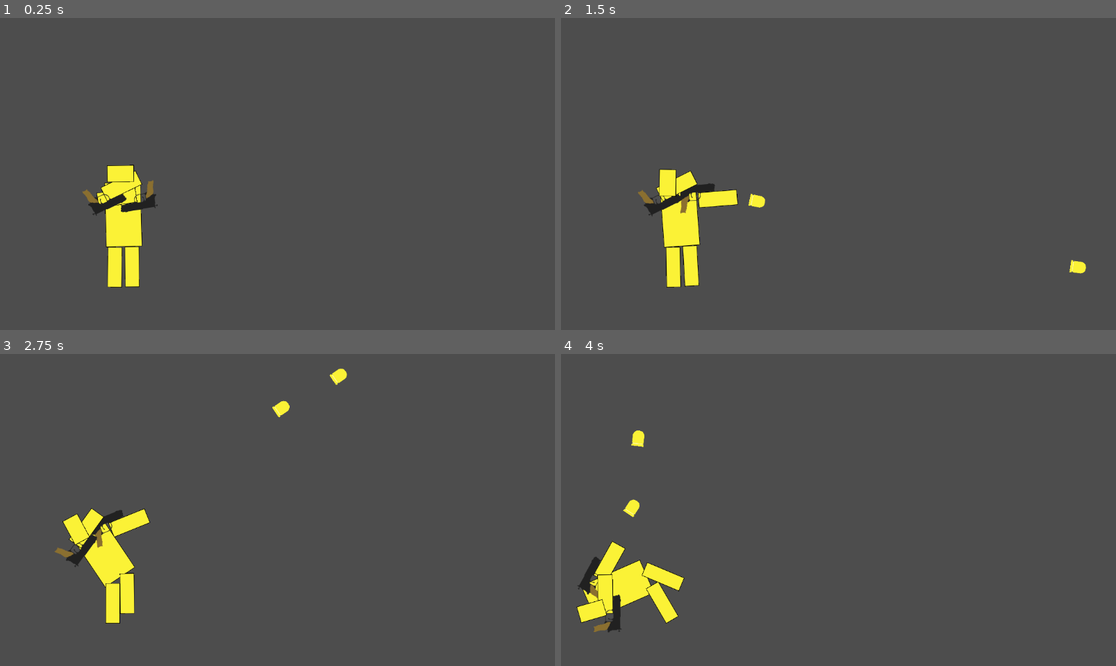
Above: before the commit, frames 1-4 (two rows, left to right).
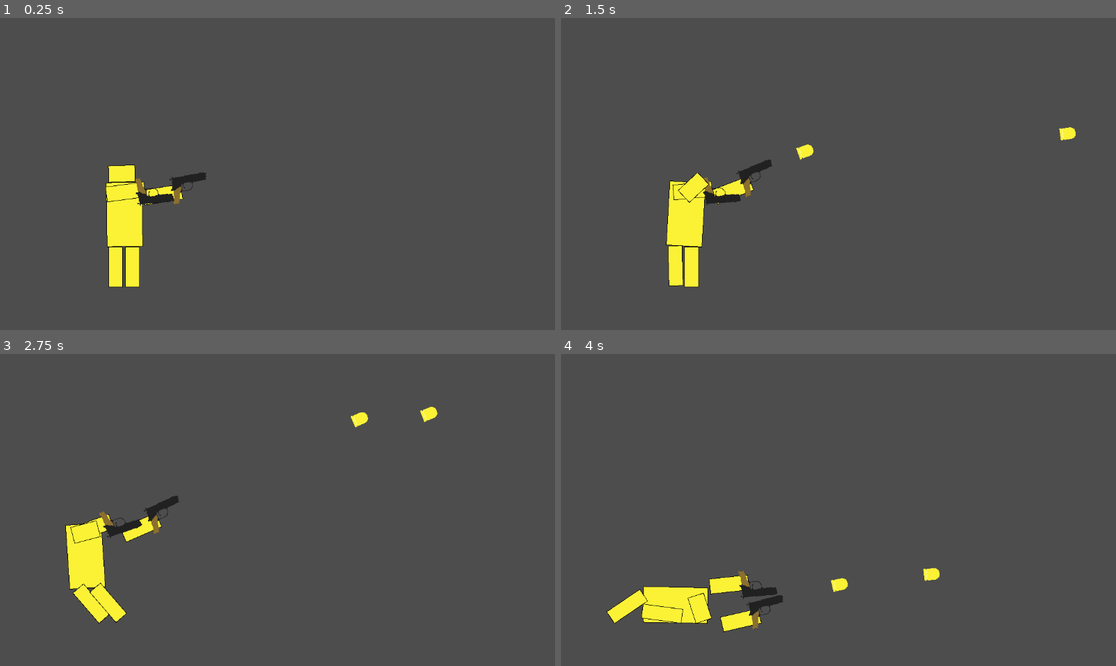
Above: after the commit, the same moments.

Repository: Jacob-Hawksley/Collision-Course
Game: Godot game, scene res://main.tscn
Same seed, same stepped clock (60 frames per second), same inputs: the game is played once before the commit and once after it.
Inputs (mouse positions are in pixels of both pictures, inside the frame that each line leads up to):
- Up to frame 1 (0.25 s): no input
- Up to frame 2 (1.5 s): tap Enter at 0.5 s; move the mouse to (960, 158) at 0.52 s; click (960, 158) at 0.6 s; right-click (960, 158) at 0.8 s; move the mouse to (727, 189) at 1.27 s; right-click (727, 189) at 1.35 s
- Up to frame 3 (2.75 s): click (166, 525) at 1.55 s; move the mouse to (333, 441) at 2.02 s; click (333, 441) at 2.1 s; right-click (333, 441) at 2.3 s
- Up to frame 4 (4 s): move the mouse to (810, 572) at 2.77 s; right-click (810, 572) at 2.85 s; click (810, 572) at 3.05 s; move the mouse to (1005, 556) at 3.52 s; click (1005, 556) at 3.6 s; right-click (1005, 556) at 3.8 s

The runs differ from the first frame. In frame 1, 1.4% of the frame differs, in the area x 14-38%, y 46-87%; in frame 2, 2.5%; in frame 3, 3.9%; in frame 4, 5.0%, in the area x 2-69%, y 24-90%.
Error after the commit: Invalid operands 'Vector2' and 'float' in operator '+'. (res://player_1.gd:22)

Commit message:
Tried to add recoil

Diff:
--- a/main.gd
+++ b/main.gd
@@ -1,3 +1,4 @@
 extends Node
 var leftweapon1 = preload("res://pistol.tscn")
 var rightweapon1 = preload("res://pistol.tscn")
+var recoil = Vector2(0,0)
--- a/pistol.gd
+++ b/pistol.gd
@@ -3,22 +3,19 @@
 @onready var bullet: PackedScene = preload("res://bullet.tscn")
 @onready var crosshair = $Marker2D
 var hand = null
+var damage = 2
 
-func _process(delta: float) -> void:
-	if hand == 'left':
-		if Input.is_action_just_pressed('shoot'):
-			var b = bullet.instantiate()
-			b.transform = crosshair.global_transform
-			b.scale = Vector2(0.5,0.5)
-			get_node("/root/Main").add_child(b)
-	elif hand == 'right':
-		if Input.is_action_just_pressed('shootr'):
-			var b = bullet.instantiate()
-			b.transform = crosshair.global_transform
-			b.rotate(3.14159)
-			b.scale = Vector2(0.5,0.5)
-			get_node("/root/Main").add_child(b)
-func left():
-	hand = 'left'
-func right():
-	hand = 'right'
+
+
+
+func shootl():
+	var b = bullet.instantiate()
+	b.transform = crosshair.global_transform
+	b.scale = Vector2(0.5,0.5)
+	get_node("/root/Main").add_child(b)
+func shootr():
+	var b = bullet.instantiate()
+	b.transform = crosshair.global_transform
+	b.rotate(3.14159)
+	b.scale = Vector2(0.5,0.5)
+	get_node("/root/Main").add_child(b)
--- a/player_1.gd
+++ b/player_1.gd
@@ -1,33 +1,40 @@
 extends CharacterBody2D
 var leftweaponactive = false
 var rightweaponactive = false
-@onready var leftarm = $LArm
-@onready var rightarm = $RArm
+@onready var leftarm: RigidBody2D = $LArm
+@onready var rightarm: RigidBody2D = $RArm
+@onready var LArmPin = $"LArm-Torso"
+@onready var RArmPin = $"RArm-Torso"
 const SPEED = 300.0
 const JUMP_VELOCITY = -400.0
-var event = null
+var leftweapon = null
+var rightweapon = null
 
-func _physics_process(delta: float) -> void:
-	# Add the gravity.
-	if not is_on_floor():
-		velocity += get_gravity() * delta
+
 
 func _process(delta: float) -> void:
 	if not leftweaponactive:
 		newleftweapon(Main.leftweapon1)
 	if not rightweaponactive:
 		newrightweapon(Main.rightweapon1)
-	leftarm.rotate(get_angle_to(get_viewport().get_mouse_position()) - 1.5708)
-	rightarm.rotate(get_angle_to(get_viewport().get_mouse_position()) - 1.5708)
+	if Input.is_action_just_pressed("shoot"):
+		leftweapon.shootl()
+		velocity += leftarm.global_rotation * leftweapon.damage
+	if Input.is_action_just_pressed("shootr"):
+		rightweapon.shootr()
+func _physics_process(delta: float) -> void:
+	leftarm.rotate(leftarm.get_angle_to(get_viewport().get_mouse_position())+3.14159)
+	rightarm.rotate(rightarm.get_angle_to(get_viewport().get_mouse_position()))
+	velocity += Main.recoil
 
 func newleftweapon(weapon):
 	leftweaponactive = true
-	var leftweapon = weapon.instantiate()
+	leftweapon = weapon.instantiate()
 	leftarm.add_child(leftweapon)
-	leftweapon.left()
+	leftweapon.position.x -= 100
 func newrightweapon(weapon):
 	rightweaponactive = true
-	var rightweapon = weapon.instantiate()
+	rightweapon = weapon.instantiate()
 	rightarm.add_child(rightweapon)
 	rightweapon.flip_h = false
-	rightweapon.right()
+	rightweapon.position.x += 100
--- a/player_1.tscn
+++ b/player_1.tscn
@@ -159,8 +159,8 @@
 
 [node name="RArm" type="RigidBody2D" parent="."]
 position = Vector2(36, -39)
-collision_layer = 2
-collision_mask = 2
+collision_layer = 0
+collision_mask = 0
 
 [node name="CollisionShape2D" type="CollisionShape2D" parent="RArm"]
 position = Vector2(40.5, 6)
@@ -174,8 +174,8 @@
 
 [node name="LArm" type="RigidBody2D" parent="."]
 position = Vector2(-37, -40)
-collision_layer = 2
-collision_mask = 2
+collision_layer = 0
+collision_mask = 0
 
 [node name="CollisionShape2D" type="CollisionShape2D" parent="LArm"]
 position = Vector2(-38.5, 3)
--- a/project.godot
+++ b/project.godot
@@ -38,5 +38,6 @@
 
 [rendering]
 
+textures/canvas_textures/default_texture_filter=0
 renderer/rendering_method="gl_compatibility"
 renderer/rendering_method.mobile="gl_compatibility"
Empty file added: l_arm.gd
Not shown, added: l_arm.gd.uid
Empty file added: r_arm.gd
Not shown, added: r_arm.gd.uid
